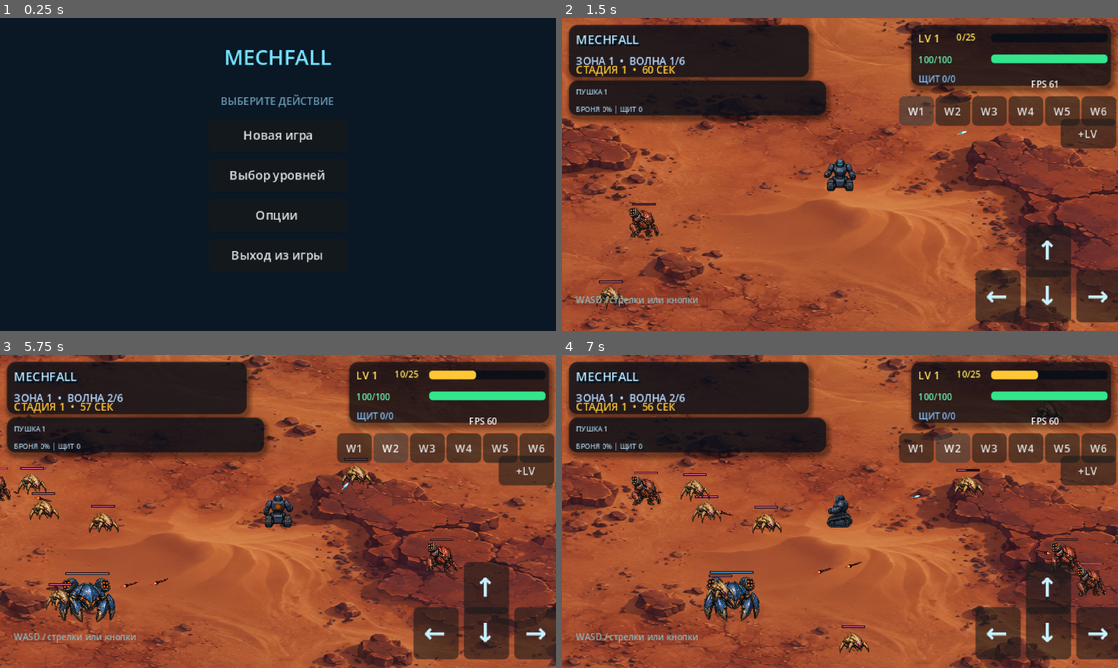
Above: before the commit, frames 1-4 (two rows, left to right).
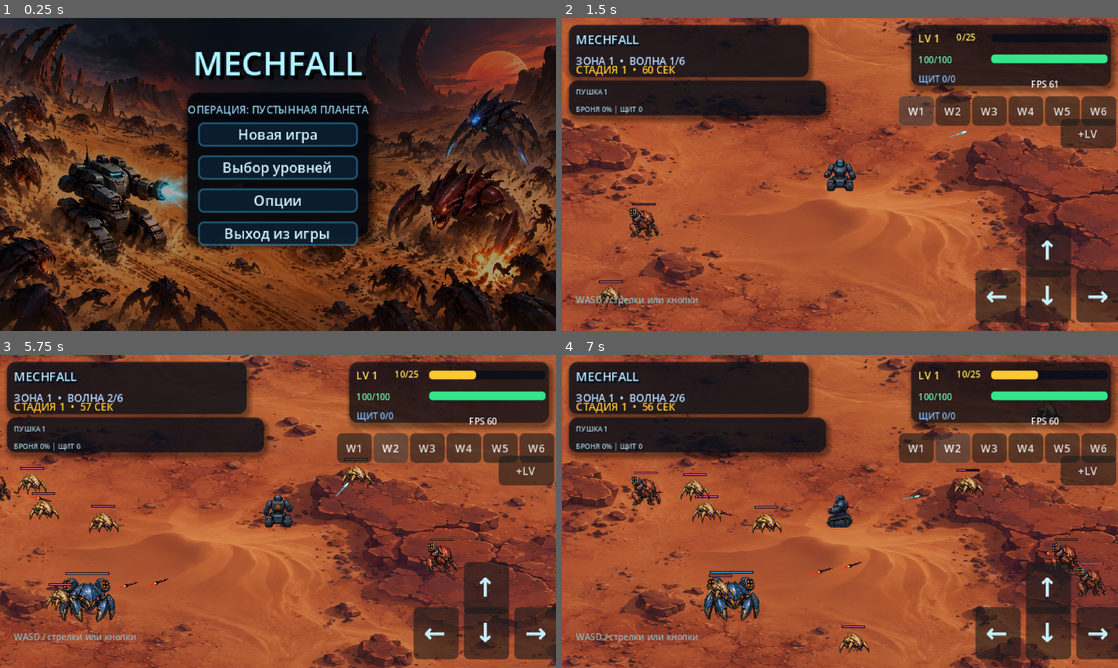
Above: after the commit, the same moments.

Repository: t1mpossible/mech-survivors-
Game: Godot game, scene res://scenes/main_menu.tscn
The game is run twice, just before and just after one commit, with the same random seed, the same clock (stepped at 60 frames per second) and the same inputs.
Inputs:
- Up to frame 1 (0.25 s): no input
- Up to frame 2 (1.5 s): click "Новая игра" at 0.5 s; click "W1" at 1.25 s
- Up to frame 3 (5.75 s): click "W2" at 2 s; hold D (move_right) 2.78-3.53 s; hold S (move_down) 3.53-4.28 s; hold D (move_right) 4.28-5.03 s; hold W (move_up) from 5.03 s (still down)
- Up to frame 4 (7 s): release W (move_up) at 5.78 s; hold A (move_left) from 5.78 s (still down)

The runs differ from the first frame. In frame 1, 71% of the frame differs, in the area x 0-100%, y 0-100%; in frame 2, less than 0.1%; in frame 3, less than 0.1%; in frame 4, less than 0.1%.

Commit message:
Add cinematic menu and pickup feedback

Diff:
--- a/project.godot
+++ b/project.godot
@@ -30,11 +30,10 @@
 window/size/viewport_height=180
 window/size/window_width_override=1280
 window/size/window_height_override=720
-window/size/resizable=true
-window/mode=3
 window/stretch/mode="canvas_items"
 window/stretch/aspect="expand"
 window/handheld/orientation=1
+window/mode=3
 
 [input]
 
--- /dev/null
+++ b/scenes/combat_effect.tscn
@@ -0,0 +1,6 @@
+[gd_scene load_steps=2 format=3]
+
+[ext_resource type="Script" path="res://scripts/combat_effect.gd" id="1_effect"]
+
+[node name="CombatEffect" type="Node2D"]
+script = ExtResource("1_effect")
--- /dev/null
+++ b/scenes/combat_popup.tscn
@@ -0,0 +1,6 @@
+[gd_scene load_steps=2 format=3]
+
+[ext_resource type="Script" path="res://scripts/combat_popup.gd" id="1_popup"]
+
+[node name="CombatPopup" type="Node2D"]
+script = ExtResource("1_popup")
--- a/scenes/main_menu.tscn
+++ b/scenes/main_menu.tscn
@@ -1,6 +1,62 @@
-[gd_scene load_steps=2 format=3]
+[gd_scene load_steps=7 format=3]
 
 [ext_resource type="Script" path="res://scripts/main_menu.gd" id="1"]
+[ext_resource type="Texture2D" path="res://assets/menu_desert_battle_v1.png" id="2_cover"]
+
+[sub_resource type="StyleBoxFlat" id="MenuCard"]
+bg_color = Color(0.01, 0.025, 0.055, 0.82)
+corner_radius_top_left = 6
+corner_radius_top_right = 6
+corner_radius_bottom_right = 6
+corner_radius_bottom_left = 6
+shadow_color = Color(0, 0, 0, 0.55)
+shadow_size = 5
+shadow_offset = Vector2(1, 3)
+
+[sub_resource type="StyleBoxFlat" id="MenuButtonNormal"]
+bg_color = Color(0.04, 0.12, 0.19, 0.9)
+border_width_left = 1
+border_width_top = 1
+border_width_right = 1
+border_width_bottom = 1
+border_color = Color(0.18, 0.58, 0.74, 0.55)
+corner_radius_top_left = 3
+corner_radius_top_right = 3
+corner_radius_bottom_right = 3
+corner_radius_bottom_left = 3
+
+[sub_resource type="StyleBoxFlat" id="MenuButtonHover"]
+bg_color = Color(0.08, 0.34, 0.45, 0.96)
+border_width_left = 1
+border_width_top = 1
+border_width_right = 1
+border_width_bottom = 1
+border_color = Color(0.48, 0.95, 1, 1)
+corner_radius_top_left = 3
+corner_radius_top_right = 3
+corner_radius_bottom_right = 3
+corner_radius_bottom_left = 3
+shadow_color = Color(0.1, 0.78, 1, 0.25)
+shadow_size = 3
+
+[sub_resource type="StyleBoxFlat" id="MenuButtonPressed"]
+bg_color = Color(0.1, 0.24, 0.3, 1)
+border_width_left = 1
+border_width_top = 1
+border_width_right = 1
+border_width_bottom = 1
+border_color = Color(1, 0.68, 0.25, 0.9)
+corner_radius_top_left = 3
+corner_radius_top_right = 3
+corner_radius_bottom_right = 3
+corner_radius_bottom_left = 3
+
+[sub_resource type="StyleBoxFlat" id="MenuButtonDisabled"]
+bg_color = Color(0.025, 0.04, 0.06, 0.82)
+corner_radius_top_left = 3
+corner_radius_top_right = 3
+corner_radius_bottom_right = 3
+corner_radius_bottom_left = 3
 
 [node name="MainMenu" type="Control"]
 layout_mode = 3
@@ -11,58 +67,106 @@
 grow_vertical = 2
 script = ExtResource("1")
 
-[node name="Background" type="ColorRect" parent="."]
+[node name="Background" type="TextureRect" parent="."]
+texture_filter = 1
 layout_mode = 1
 anchors_preset = 15
 anchor_right = 1.0
 anchor_bottom = 1.0
-color = Color(0.04, 0.09, 0.14, 1)
+grow_horizontal = 2
+grow_vertical = 2
+texture = ExtResource("2_cover")
+expand_mode = 1
+stretch_mode = 6
+
+[node name="Overlay" type="ColorRect" parent="."]
+layout_mode = 1
+anchors_preset = 15
+anchor_right = 1.0
+anchor_bottom = 1.0
+grow_horizontal = 2
+grow_vertical = 2
+mouse_filter = 2
+color = Color(0.008, 0.018, 0.04, 0.34)
+
+[node name="MenuCard" type="Panel" parent="."]
+offset_left = 108.0
+offset_top = 43.0
+offset_right = 212.0
+offset_bottom = 126.0
+mouse_filter = 2
+theme_override_styles/panel = SubResource("MenuCard")
 
 [node name="Title" type="Label" parent="."]
-offset_left = 115.0
-offset_top = 14.0
-offset_right = 205.0
-offset_bottom = 30.0
+offset_left = 70.0
+offset_top = 12.0
+offset_right = 250.0
+offset_bottom = 38.0
 horizontal_alignment = 1
-theme_override_colors/font_color = Color(0.45, 0.9, 1, 1)
-theme_override_font_sizes/font_size = 12
+theme_override_colors/font_color = Color(0.7, 0.96, 1, 1)
+theme_override_colors/font_outline_color = Color(0.015, 0.09, 0.16, 1)
+theme_override_colors/font_shadow_color = Color(0, 0, 0, 0.9)
+theme_override_constants/outline_size = 2
+theme_override_constants/shadow_offset_x = 2
+theme_override_constants/shadow_offset_y = 2
+theme_override_font_sizes/font_size = 19
 text = "MECHFALL"
 
 [node name="Buttons" type="VBoxContainer" parent="."]
-offset_left = 120.0
-offset_top = 58.0
-offset_right = 200.0
-offset_bottom = 114.0
-theme_override_constants/separation = 4
+offset_left = 114.0
+offset_top = 60.0
+offset_right = 206.0
+offset_bottom = 121.0
+theme_override_constants/separation = 5
 
 [node name="Style" type="Label" parent="."]
 offset_left = 80.0
-offset_top = 43.0
+offset_top = 48.0
 offset_right = 240.0
 offset_bottom = 52.0
 horizontal_alignment = 1
-theme_override_colors/font_color = Color(0.42, 0.62, 0.72, 1)
+theme_override_colors/font_color = Color(0.54, 0.78, 0.88, 1)
 theme_override_font_sizes/font_size = 6
-text = "ВЫБЕРИТЕ ДЕЙСТВИЕ"
+text = "ОПЕРАЦИЯ: ПУСТЫННАЯ ПЛАНЕТА"
 
 [node name="NewGame" type="Button" parent="Buttons"]
 layout_mode = 2
-theme_override_font_sizes/font_size = 7
+custom_minimum_size = Vector2(0, 11)
+theme_override_colors/font_color = Color(0.82, 0.95, 1, 1)
+theme_override_font_sizes/font_size = 8
+theme_override_styles/normal = SubResource("MenuButtonNormal")
+theme_override_styles/hover = SubResource("MenuButtonHover")
+theme_override_styles/pressed = SubResource("MenuButtonPressed")
 text = "Новая игра"
 
 [node name="Levels" type="Button" parent="Buttons"]
 layout_mode = 2
-theme_override_font_sizes/font_size = 7
+custom_minimum_size = Vector2(0, 11)
+theme_override_colors/font_color = Color(0.82, 0.95, 1, 1)
+theme_override_font_sizes/font_size = 8
+theme_override_styles/normal = SubResource("MenuButtonNormal")
+theme_override_styles/hover = SubResource("MenuButtonHover")
+theme_override_styles/pressed = SubResource("MenuButtonPressed")
 text = "Выбор уровней"
 
 [node name="Options" type="Button" parent="Buttons"]
 layout_mode = 2
-theme_override_font_sizes/font_size = 7
+custom_minimum_size = Vector2(0, 11)
+theme_override_colors/font_color = Color(0.82, 0.95, 1, 1)
+theme_override_font_sizes/font_size = 8
+theme_override_styles/normal = SubResource("MenuButtonNormal")
+theme_override_styles/hover = SubResource("MenuButtonHover")
+theme_override_styles/pressed = SubResource("MenuButtonPressed")
 text = "Опции"
 
 [node name="Exit" type="Button" parent="Buttons"]
 layout_mode = 2
-theme_override_font_sizes/font_size = 7
+custom_minimum_size = Vector2(0, 11)
+theme_override_colors/font_color = Color(0.82, 0.95, 1, 1)
+theme_override_font_sizes/font_size = 8
+theme_override_styles/normal = SubResource("MenuButtonNormal")
+theme_override_styles/hover = SubResource("MenuButtonHover")
+theme_override_styles/pressed = SubResource("MenuButtonPressed")
 text = "Выход из игры"
 
 [node name="LevelPanel" type="Panel" parent="."]
@@ -71,6 +175,7 @@
 offset_top = 28.0
 offset_right = 265.0
 offset_bottom = 154.0
+theme_override_styles/panel = SubResource("MenuCard")
 
 [node name="Title" type="Label" parent="LevelPanel"]
 offset_left = 10.0
@@ -88,6 +193,10 @@
 offset_right = 190.0
 offset_bottom = 37.0
 theme_override_font_sizes/font_size = 7
+theme_override_styles/normal = SubResource("MenuButtonNormal")
+theme_override_styles/hover = SubResource("MenuButtonHover")
+theme_override_styles/pressed = SubResource("MenuButtonPressed")
+theme_override_styles/disabled = SubResource("MenuButtonDisabled")
 text = "ЗОНА 1"
 
 [node name="Zone2" type="Button" parent="LevelPanel"]
@@ -96,6 +205,10 @@
 offset_right = 190.0
 offset_bottom = 53.0
 theme_override_font_sizes/font_size = 7
+theme_override_styles/normal = SubResource("MenuButtonNormal")
+theme_override_styles/hover = SubResource("MenuButtonHover")
+theme_override_styles/pressed = SubResource("MenuButtonPressed")
+theme_override_styles/disabled = SubResource("MenuButtonDisabled")
 text = "ЗОНА 2 — ЗАКРЫТО"
 
 [node name="Zone3" type="Button" parent="LevelPanel"]
@@ -104,6 +217,10 @@
 offset_right = 190.0
 offset_bottom = 69.0
 theme_override_font_sizes/font_size = 7
+theme_override_styles/normal = SubResource("MenuButtonNormal")
+theme_override_styles/hover = SubResource("MenuButtonHover")
+theme_override_styles/pressed = SubResource("MenuButtonPressed")
+theme_override_styles/disabled = SubResource("MenuButtonDisabled")
 text = "ЗОНА 3 — ЗАКРЫТО"
 
 [node name="Zone4" type="Button" parent="LevelPanel"]
@@ -112,6 +229,10 @@
 offset_right = 190.0
 offset_bottom = 85.0
 theme_override_font_sizes/font_size = 7
+theme_override_styles/normal = SubResource("MenuButtonNormal")
+theme_override_styles/hover = SubResource("MenuButtonHover")
+theme_override_styles/pressed = SubResource("MenuButtonPressed")
+theme_override_styles/disabled = SubResource("MenuButtonDisabled")
 text = "ЗОНА 4 — ЗАКРЫТО"
 
 [node name="Zone5" type="Button" parent="LevelPanel"]
@@ -120,6 +241,10 @@
 offset_right = 190.0
 offset_bottom = 101.0
 theme_override_font_sizes/font_size = 7
+theme_override_styles/normal = SubResource("MenuButtonNormal")
+theme_override_styles/hover = SubResource("MenuButtonHover")
+theme_override_styles/pressed = SubResource("MenuButtonPressed")
+theme_override_styles/disabled = SubResource("MenuButtonDisabled")
 text = "ЗОНА 5 — ЗАКРЫТО"
 
 [node name="Back" type="Button" parent="LevelPanel"]
@@ -128,6 +253,9 @@
 offset_right = 155.0
 offset_bottom = 119.0
 theme_override_font_sizes/font_size = 7
+theme_override_styles/normal = SubResource("MenuButtonNormal")
+theme_override_styles/hover = SubResource("MenuButtonHover")
+theme_override_styles/pressed = SubResource("MenuButtonPressed")
 text = "Назад"
 
 [connection signal="pressed" from="Buttons/NewGame" to="." method="_new_game"]
--- a/scripts/alien_scout.gd
+++ b/scripts/alien_scout.gd
@@ -57,12 +57,19 @@
 	damage_flash_time = 0.1
 	health_changed.emit(health, max_health)
 	if health == 0:
+		_spawn_death_effect()
 		died.emit()
 		queue_free()
 
 
 func _draw() -> void:
 	_draw_enemy_art(0, 30.0, Color("f06a9d"))
+
+
+func _spawn_death_effect() -> void:
+	var game := get_parent()
+	if game != null and game.has_method("spawn_combat_effect"):
+		game.spawn_combat_effect(global_position, CombatEffect.Type.ENEMY_DEATH, maxf(hit_radius / 14.0, 0.8))
 
 
 func _draw_enemy_art(kind: int, width: float, bar_color: Color) -> void:
--- /dev/null
+++ b/scripts/combat_effect.gd
@@ -0,0 +1,82 @@
+class_name CombatEffect
+extends Node2D
+
+enum Type { PLASMA_IMPACT, ROCKET_EXPLOSION, ENEMY_DEATH, PLAYER_IMPACT, REPAIR, SPEED_BOOST, FIRE_RATE_BOOST }
+
+var effect_type := Type.PLASMA_IMPACT
+var duration := 0.18
+var time_left := 0.0
+var effect_scale := 1.0
+var active := false
+var spark_offset := 0.0
+
+
+func _ready() -> void:
+	visible = false
+	process_mode = Node.PROCESS_MODE_DISABLED
+
+
+func activate(world_position: Vector2, new_type: int, new_scale: float = 1.0) -> void:
+	global_position = world_position
+	effect_type = new_type
+	effect_scale = new_scale
+	duration = 0.34 if effect_type == Type.ROCKET_EXPLOSION else 0.24
+	if effect_type == Type.ENEMY_DEATH:
+		duration = 0.30
+	elif effect_type == Type.PLAYER_IMPACT:
+		duration = 0.20
+	time_left = duration
+	spark_offset = randf_range(0.0, TAU)
+	active = true
+	visible = true
+	process_mode = Node.PROCESS_MODE_INHERIT
+	queue_redraw()
+
+
+func _process(delta: float) -> void:
+	time_left -= delta
+	if time_left <= 0.0:
+		active = false
+		visible = false
+		process_mode = Node.PROCESS_MODE_DISABLED
+		return
+	queue_redraw()
+
+
+func _draw() -> void:
+	var progress := 1.0 - time_left / duration
+	var color := Color("64dcff")
+	var radius := lerpf(3.0, 12.0, progress) * effect_scale
+	var spark_count := 5
+	if effect_type == Type.ROCKET_EXPLOSION:
+		color = Color("ff9a3d")
+		radius = lerpf(5.0, 28.0, progress) * effect_scale
+		spark_count = 8
+	elif effect_type == Type.ENEMY_DEATH:
+		color = Color("e77aff")
+		radius = lerpf(4.0, 20.0, progress) * effect_scale
+		spark_count = 7
+	elif effect_type == Type.PLAYER_IMPACT:
+		color = Color("ff5b5b")
+		radius = lerpf(3.0, 15.0, progress) * effect_scale
+		spark_count = 6
+	elif effect_type == Type.REPAIR:
+		color = Color("62f5a1")
+		radius = lerpf(7.0, 24.0, progress) * effect_scale
+		spark_count = 8
+	elif effect_type == Type.SPEED_BOOST:
+		color = Color("48cfff")
+		radius = lerpf(7.0, 23.0, progress) * effect_scale
+		spark_count = 7
+	elif effect_type == Type.FIRE_RATE_BOOST:
+		color = Color("ffad4a")
+		radius = lerpf(7.0, 23.0, progress) * effect_scale
+		spark_count = 7
+	var fade := (1.0 - progress) * (1.0 - progress)
+	draw_circle(Vector2.ZERO, maxf(radius * 0.28, 1.5), Color(color, fade * 0.9))
+	draw_arc(Vector2.ZERO, radius, 0.0, TAU, 18, Color(color, fade * 0.75), 1.3)
+	for index in range(spark_count):
+		var angle := spark_offset + TAU * float(index) / float(spark_count)
+		var start := Vector2.from_angle(angle) * radius * 0.50
+		var finish := Vector2.from_angle(angle) * radius * (0.85 + progress * 0.55)
+		draw_line(start, finish, Color(color, fade), 1.4)
--- /dev/null
+++ b/scripts/combat_popup.gd
@@ -0,0 +1,43 @@
+class_name CombatPopup
+extends Node2D
+
+var message := ""
+var text_color := Color.WHITE
+var time_left := 0.75
+var active := false
+
+
+func _ready() -> void:
+	visible = false
+	process_mode = Node.PROCESS_MODE_DISABLED
+
+
+func activate(world_position: Vector2, new_message: String, new_color: Color) -> void:
+	global_position = world_position + Vector2(0.0, -16.0)
+	message = new_message
+	text_color = new_color
+	time_left = 0.75
+	active = true
+	visible = true
+	process_mode = Node.PROCESS_MODE_INHERIT
+	queue_redraw()
+
+
+func _process(delta: float) -> void:
+	time_left -= delta
+	global_position.y -= 12.0 * delta
+	if time_left <= 0.0:
+		active = false
+		visible = false
+		process_mode = Node.PROCESS_MODE_DISABLED
+		return
+	queue_redraw()
+
+
+func _draw() -> void:
+	var font := ThemeDB.fallback_font
+	var font_size := 8
+	var width := font.get_string_size(message, HORIZONTAL_ALIGNMENT_LEFT, -1, font_size).x
+	var alpha := minf(time_left / 0.16, 1.0)
+	draw_string(font, Vector2(-width * 0.5, 0.0), message, HORIZONTAL_ALIGNMENT_LEFT, -1, font_size, Color(0.0, 0.03, 0.06, alpha))
+	draw_string(font, Vector2(-width * 0.5, -1.0), message, HORIZONTAL_ALIGNMENT_LEFT, -1, font_size, Color(text_color, alpha))
--- a/scripts/enemy_rocket.gd
+++ b/scripts/enemy_rocket.gd
@@ -53,6 +53,7 @@
 	queue_redraw()
 	lifetime -= delta
 	if global_position.distance_to(player_position) < 9.0:
+		_spawn_player_impact()
 		hit_player.emit(damage)
 		deactivate()
 	elif lifetime <= 0.0:
@@ -64,7 +65,14 @@
 
 
 func _draw_projectile_frame(column: int, size: Vector2) -> void:
+	draw_line(Vector2(-17.0, 0.0), Vector2(-4.0, 0.0), Color(1.0, 0.22, 0.14, 0.52), 2.4)
 	var frame := int(visual_time * 12.0) % 2
 	var cell := Vector2(PROJECTILE_ART.get_width() / 4.0, PROJECTILE_ART.get_height() / 2.0)
 	var source := Rect2(Vector2(column * cell.x, frame * cell.y), cell)
 	draw_texture_rect_region(PROJECTILE_ART, Rect2(-size * 0.5, size), source)
+
+
+func _spawn_player_impact() -> void:
+	var game := get_parent()
+	if game != null and game.has_method("spawn_combat_effect"):
+		game.spawn_combat_effect(global_position, CombatEffect.Type.PLAYER_IMPACT)
--- a/scripts/health_pack.gd
+++ b/scripts/health_pack.gd
@@ -2,8 +2,10 @@
 extends Node2D
 
 const HEAL_FRACTION := 0.25
+const HEALTH_PACK_ART := preload("res://assets/health_pack_v1.png")
 
 var player_position := Vector2.ZERO
+var visual_time := 0.0
 
 signal collected(heal_fraction: float)
 
@@ -13,15 +15,16 @@
 	queue_redraw()
 
 
-func _process(_delta: float) -> void:
-	if global_position.distance_to(player_position) < 12.0:
+func _process(delta: float) -> void:
+	visual_time += delta
+	if global_position.distance_to(player_position) < 15.0:
 		collected.emit(HEAL_FRACTION)
 		queue_free()
+	queue_redraw()
 
 
 func _draw() -> void:
-	draw_circle(Vector2.ZERO, 7.0, Color("0a1818"))
-	draw_rect(Rect2(-5, -2, 10, 4), Color("59d986"))
-	draw_rect(Rect2(-2, -5, 4, 10), Color("59d986"))
-	draw_rect(Rect2(-1, -4, 2, 8), Color("d9ffdf"))
-	draw_rect(Rect2(-4, -1, 8, 2), Color("d9ffdf"))
+	var size := 25.0 + sin(visual_time * 4.0) * 1.2
+	var bob := sin(visual_time * 2.5) * 1.4
+	draw_texture_rect(HEALTH_PACK_ART,
+		Rect2(Vector2(-size * 0.5, -size * 0.5 + bob), Vector2.ONE * size), false)
--- a/scripts/hunter_missile.gd
+++ b/scripts/hunter_missile.gd
@@ -77,6 +77,7 @@
 
 
 func _explode() -> void:
+	_spawn_explosion()
 	if explosion_radius <= 0.0:
 		target.take_damage(damage)
 		return
@@ -91,7 +92,15 @@
 
 
 func _draw_projectile_frame(column: int, size: Vector2) -> void:
+	draw_line(Vector2(-22.0, 0.0), Vector2(-5.0, 0.0), Color(1.0, 0.46, 0.16, 0.62), 3.0)
 	var frame := int(visual_time * 12.0) % 2
 	var cell := Vector2(PROJECTILE_ART.get_width() / 4.0, PROJECTILE_ART.get_height() / 2.0)
 	var source := Rect2(Vector2(column * cell.x, frame * cell.y), cell)
 	draw_texture_rect_region(PROJECTILE_ART, Rect2(-size * 0.5, size), source)
+
+
+func _spawn_explosion() -> void:
+	var game := get_parent().get_parent()
+	if game != null and game.has_method("spawn_combat_effect"):
+		var size_multiplier := 1.6 if explosion_radius > 0.0 else 1.0
+		game.spawn_combat_effect(global_position, CombatEffect.Type.ROCKET_EXPLOSION, size_multiplier)
--- a/scripts/main.gd
+++ b/scripts/main.gd
@@ -13,6 +13,8 @@
 const MORTAR_SCENE := preload("res://scenes/alien_mortar.tscn")
 const BOSS_SCENE := preload("res://scenes/alien_boss.tscn")
 const HUNTER_MISSILE := preload("res://scenes/hunter_missile.tscn")
+const COMBAT_EFFECT := preload("res://scenes/combat_effect.tscn")
+const COMBAT_POPUP := preload("res://scenes/combat_popup.tscn")
 const HERO_WEAPON_EFFECTS := preload("res://assets/hero_weapon_effects_v1.png")
 const AUTOCANNON_COOLDOWN := 1.5
 const PLANET_COUNT := 5
@@ -24,6 +26,8 @@
 const MAX_HUNTER_MISSILES := 24
 const MAX_ENEMY_ROCKETS := 150
 const MAX_XP_ORBS := 180
+const MAX_COMBAT_EFFECTS := 64
+const MAX_COMBAT_POPUPS := 10
 const TARGET_REFRESH_INTERVAL := 0.15
 
 var mech_position := MAP_SIZE / 2.0
@@ -47,6 +51,8 @@
 var speed_boost_time_left := 0.0
 var fire_rate_boost_time_left := 0.0
 var mech_hit_flash_time := 0.0
+var camera_shake_time_left := 0.0
+var camera_shake_strength := 0.0
 var planet_number := 1
 var wave_number := 1
 var wave_elapsed := 0.0
@@ -97,6 +103,8 @@
 var hunter_missile_pool: Array[HunterMissile] = []
 var enemy_rocket_pool: Array[EnemyRocket] = []
 var xp_orb_pool: Array[XpOrb] = []
+var combat_effect_pool: Array[CombatEffect] = []
+var combat_popup_pool: Array[Node2D] = []
 var nearest_target: AlienScout
 var target_cache_time_left := 0.0
 
@@ -126,6 +134,10 @@
 		_create_enemy_rocket()
 	for index in range(36):
 		_create_xp_orb()
+	for index in range(24):
+		_create_combat_effect()
+	for index in range(4):
+		_create_combat_popup()
 
 
 func _create_plasma_round() -> PlasmaRound:
@@ -158,6 +170,46 @@
 	if hunter_missile_pool.size() >= MAX_HUNTER_MISSILES:
 		return null
 	return _create_hunter_missile()
+
+
+func _create_combat_effect() -> CombatEffect:
+	var effect := COMBAT_EFFECT.instantiate() as CombatEffect
+	add_child(effect)
+	combat_effect_pool.append(effect)
+	return effect
+
+
+func _create_combat_popup() -> Node2D:
+	var popup := COMBAT_POPUP.instantiate() as Node2D
+	add_child(popup)
+	combat_popup_pool.append(popup)
+	return popup
+
+
+func spawn_combat_popup(world_position: Vector2, message: String, text_color: Color) -> void:
+	for popup in combat_popup_pool:
+		if not bool(popup.get("active")):
+			popup.call("activate", world_position, message, text_color)
+			return
+	if combat_popup_pool.size() < MAX_COMBAT_POPUPS:
+		_create_combat_popup().call("activate", world_position, message, text_color)
+
+
+func spawn_combat_effect(world_position: Vector2, effect_type: int, effect_scale: float = 1.0) -> void:
+	var effect_activated := false
+	for effect in combat_effect_pool:
+		if not effect.active:
+			effect.activate(world_position, effect_type, effect_scale)
+			effect_activated = true
+			break
+	if not effect_activated and combat_effect_pool.size() < MAX_COMBAT_EFFECTS:
+		_create_combat_effect().activate(world_position, effect_type, effect_scale)
+	if effect_type == CombatEffect.Type.ROCKET_EXPLOSION:
+		_start_camera_shake(1.2 * effect_scale)
+	elif effect_type == CombatEffect.Type.PLAYER_IMPACT:
+		_start_camera_shake(1.0)
+	elif effect_type == CombatEffect.Type.PLASMA_IMPACT:
+		_start_camera_shake(0.22)
 
 
 func _create_enemy_rocket() -> EnemyRocket:
@@ -220,7 +272,9 @@
 
 func _process(delta: float) -> void:
 	$Hud/Fps.text = "FPS %d" % Engine.get_frames_per_second()
+	_update_camera_shake(delta)
 	if manual_paused or upgrade_open or mech_destroyed:
+		_position_camera()
 		return
 
 	var movement := Input.get_vector("move_left", "move_right", "move_up", "move_down")
@@ -247,7 +301,7 @@
 	if movement.length() > 0.01:
 		mech_sprite.frame = _get_mech_direction_frame(movement)
 	mech_sprite.rotation = 0.0
-	camera.global_position = mech_position
+	_position_camera()
 	for enemy_node in get_tree().get_nodes_in_group("enemies"):
 		var enemy := enemy_node as AlienScout
 		if enemy != null:
@@ -567,6 +621,8 @@
 func _collect_health_pack(heal_fraction: float) -> void:
 	mech_health = minf(mech_max_health, mech_health + mech_max_health * heal_fraction)
 	$Hud/EnemyStatus.text = "АПТЕЧКА: +25% HP"
+	spawn_combat_effect(mech_position, CombatEffect.Type.REPAIR)
+	spawn_combat_popup(mech_position, "+25% HP", Color("78f7ad"))
 	_update_health_label()
 
 
@@ -595,9 +651,13 @@
 	if powerup_type == Powerup.Type.SPEED:
 		speed_boost_time_left = 12.0
 		$Hud/EnemyStatus.text = "УСКОРЕНИЕ: +50% СКОРОСТИ"
+		spawn_combat_effect(mech_position, CombatEffect.Type.SPEED_BOOST)
+		spawn_combat_popup(mech_position, "СКОРОСТЬ +50%", Color("61d7ff"))
 	else:
 		fire_rate_boost_time_left = 12.0
 		$Hud/EnemyStatus.text = "ПЕРЕГРУЗКА: +45% СКОРОСТРЕЛЬНОСТИ"
+		spawn_combat_effect(mech_position, CombatEffect.Type.FIRE_RATE_BOOST)
+		spawn_combat_popup(mech_position, "ТЕМП +45%", Color("ffb45a"))
 
 
 func _get_fire_rate_multiplier() -> float:
@@ -978,6 +1038,8 @@
 
 func _take_damage(amount: float) -> void:
 	mech_hit_flash_time = 0.12
+	if amount >= 2.0:
+		_start_camera_shake(0.75)
 	var remaining_damage := amount * (1.0 - armor_reduction)
 	if shield_health > 0.0:
 		var absorbed := minf(shield_health, remaining_damage)
@@ -989,6 +1051,25 @@
 		mech_destroyed = true
 		get_tree().paused = true
 		$Hud/GameOver.visible = true
+
+
+func _start_camera_shake(strength: float) -> void:
+	camera_shake_time_left = maxf(camera_shake_time_left, 0.11)
+	camera_shake_strength = minf(maxf(camera_shake_strength, strength), 2.2)
+
+
+func _update_camera_shake(delta: float) -> void:
+	camera_shake_time_left = maxf(camera_shake_time_left - delta, 0.0)
+	if camera_shake_time_left <= 0.0:
+		camera_shake_strength = 0.0
+
+
+func _position_camera() -> void:
+	var offset := Vector2.ZERO
+	if camera_shake_time_left > 0.0:
+		var fade := camera_shake_time_left / 0.11
+		offset = Vector2(randf_range(-1.0, 1.0), randf_range(-1.0, 1.0)) * camera_shake_strength * fade
+	camera.global_position = mech_position + offset
 
 
 func _restart_game() -> void:
--- a/scripts/plasma_round.gd
+++ b/scripts/plasma_round.gd
@@ -58,6 +58,7 @@
 	travel_direction = offset.normalized()
 	rotation = travel_direction.angle()
 	if offset.length() <= SPEED * delta + 5.0:
+		_spawn_impact()
 		target.take_damage(damage)
 		deactivate()
 		return
@@ -77,7 +78,14 @@
 
 
 func _draw_projectile_frame(column: int, size: Vector2) -> void:
+	draw_line(Vector2(-14.0, 0.0), Vector2(-3.0, 0.0), Color(0.25, 0.82, 1.0, 0.45), 2.0)
 	var frame := int(visual_time * 12.0) % 2
 	var cell := Vector2(PROJECTILE_ART.get_width() / 4.0, PROJECTILE_ART.get_height() / 2.0)
 	var source := Rect2(Vector2(column * cell.x, frame * cell.y), cell)
 	draw_texture_rect_region(PROJECTILE_ART, Rect2(-size * 0.5, size), source)
+
+
+func _spawn_impact() -> void:
+	var game := get_parent().get_parent()
+	if game != null and game.has_method("spawn_combat_effect"):
+		game.spawn_combat_effect(global_position, CombatEffect.Type.PLASMA_IMPACT)
Binary file added: assets/health_pack_v1.png
Not shown, added: assets/health_pack_v1.png.import
Binary file added: assets/menu_desert_battle_v1.png
Not shown, added: assets/menu_desert_battle_v1.png.import
Not shown, added: scripts/combat_effect.gd.uid
Not shown, added: scripts/combat_popup.gd.uid
